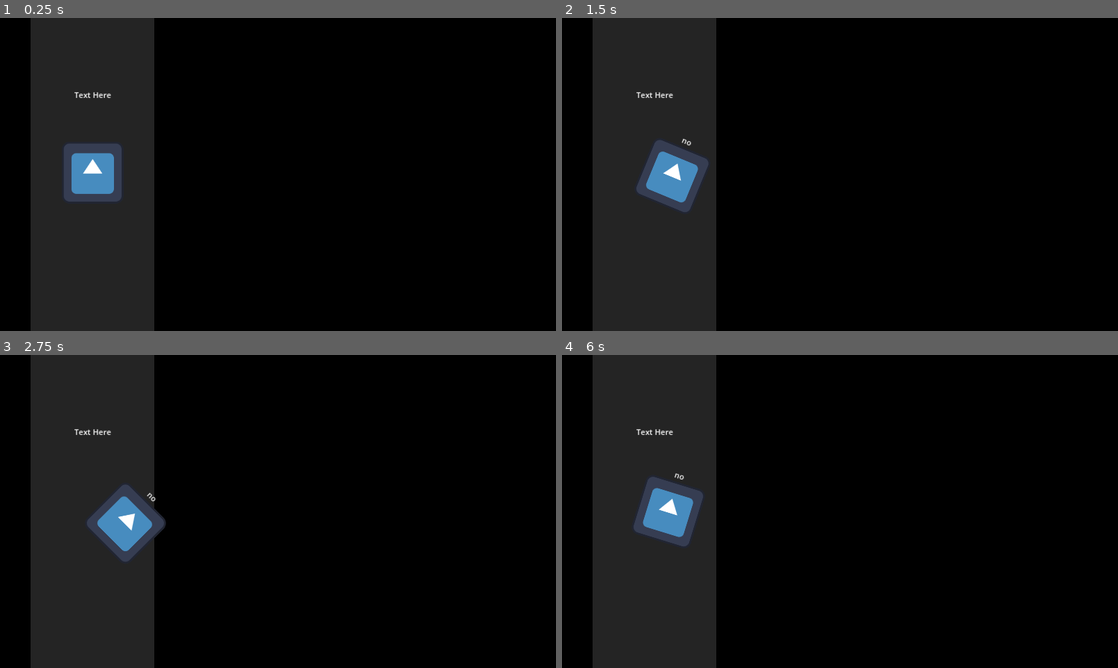
Above: before the commit, frames 1-4 (two rows, left to right).
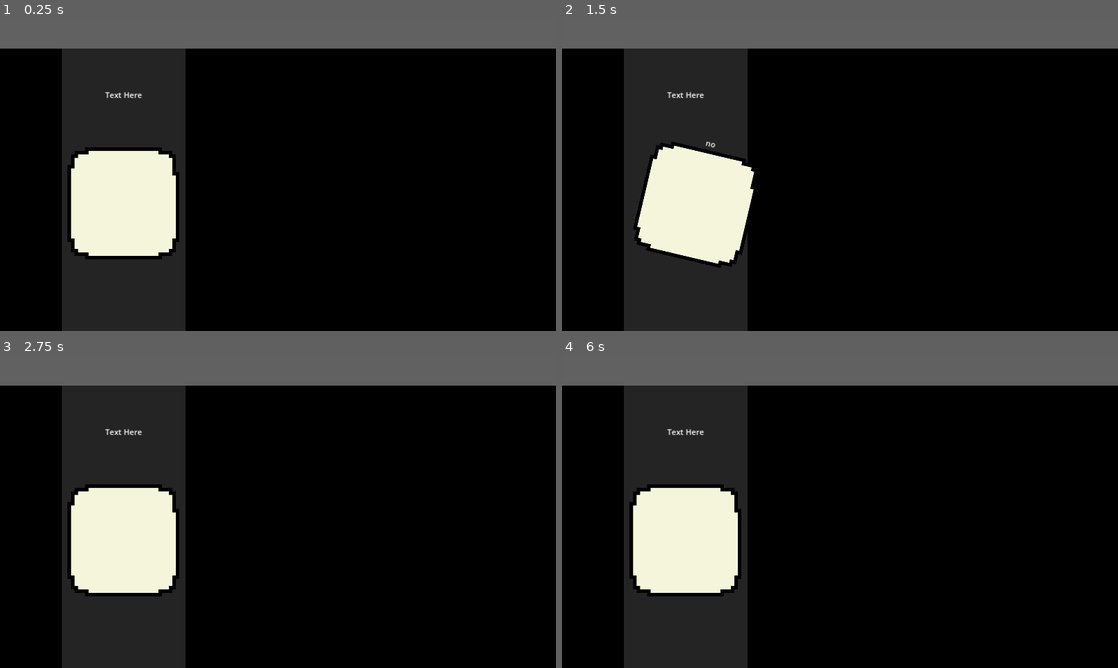
Above: after the commit, the same moments.

Repository: phln1108/compGraf
Game: Godot game, scene res://Scenes/Map/map.tscn
Two runs of this game, one before a commit and one after it. Both use one fixed random seed, a clock stepped at 60 frames per second and the inputs below. The project has no main scene, so this scene is started directly. The engine's default icon, where the game draws it, is replaced by a stand-in: a white triangle on a blue panel in a dark square.
Inputs (mouse positions are in pixels of both pictures, inside the frame that each line leads up to):
- Up to frame 1 (0.25 s): no input
- Up to frame 2 (1.5 s): tap Enter at 0.5 s; move the mouse to (656, 171) at 0.52 s; press the mouse at (656, 171) at 0.53 s; tap Space at 1.25 s; move the mouse to (728, 190) at 1.27 s; release the mouse at (728, 190) at 1.28 s; click (728, 190) at 1.35 s
- Up to frame 3 (2.75 s): tap Enter at 2 s; move the mouse to (333, 442) at 2.02 s; press the mouse at (333, 442) at 2.03 s
- Up to frame 4 (6 s): tap Space at 2.75, 4.25 s; move the mouse to (812, 574) at 2.77 s; release the mouse at (812, 574) at 2.78 s; click (812, 574) at 2.85 s; tap Enter at 3.5 s; move the mouse to (1006, 558) at 3.52 s; press the mouse at (1006, 558) at 3.53 s; move the mouse to (673, 464) at 4.27 s; release the mouse at (673, 464) at 4.28 s; click (673, 464) at 4.35 s; move the mouse to (867, 511) at 5.02 s; press the mouse at (867, 511) at 5.03 s; move the mouse to (756, 433) at 5.77 s; release the mouse at (756, 433) at 5.78 s; click (756, 433) at 5.85 s

The runs differ from the first frame. In frame 1, 26% of the frame differs, in the area x 0-100%, y 0-100%; in frame 2, 25%; in frame 3, 25%; in frame 4, 25%.

Commit message:
adding card resources

Diff:
--- /dev/null
+++ b/Resources/CardResource/CardResource.gd
@@ -0,0 +1,19 @@
+@tool
+extends Resource
+class_name CardResource
+
+@export var sprite: Texture
+
+@export var text: String
+@export var noMsg: String
+@export var yesMsg: String
+
+@export var yesEducation: float = 0
+@export var yesIncome:    float = 0
+@export var yesSocial:    float = 0
+@export var yesHealth:    float = 0
+
+@export var noEducation: float = 0
+@export var noIncome:    float = 0
+@export var noSocial:    float = 0
+@export var noHealth:    float = 0
--- /dev/null
+++ b/Resources/Cards/Card1.tres
@@ -0,0 +1,19 @@
+[gd_resource type="Resource" script_class="CardResource" load_steps=3 format=3 uid="uid://bi38dmp5srs6g"]
+
+[ext_resource type="Script" path="res://Resources/CardResource/CardResource.gd" id="1_kux6y"]
+[ext_resource type="Texture2D" uid="uid://bjf0s1tqwtg4t" path="res://icon.svg" id="2_30ubt"]
+
+[resource]
+script = ExtResource("1_kux6y")
+sprite = ExtResource("2_30ubt")
+text = "opa"
+noMsg = "cara"
+yesMsg = "coroa"
+yesEducation = -10.0
+yesIncome = 10.0
+yesSocial = 1.0
+yesHealth = 5.0
+noEducation = -5.0
+noIncome = 10.0
+noSocial = -10.0
+noHealth = 0.0
--- a/Scenes/Card/card.gd
+++ b/Scenes/Card/card.gd
@@ -6,6 +6,8 @@
 
 var yesText: String = "yes"
 var noText: String = "no"
+
+var textSelected: TextLabel = TextLabel.EMPTY
 
 enum TextLabel{EMPTY,YES,NO}
 
@@ -26,6 +28,7 @@
 			emit_signal("dragging",is_dragging)
 
 func setText(textlabel: TextLabel):
+	textSelected = textlabel
 	match(textlabel):
 		TextLabel.EMPTY:
 			$Label.text = ""
--- a/Scenes/Card/card.tscn
+++ b/Scenes/Card/card.tscn
@@ -1,22 +1,26 @@
 [gd_scene load_steps=4 format=3 uid="uid://clfepkedxjswg"]
 
-[ext_resource type="Texture2D" uid="uid://bjf0s1tqwtg4t" path="res://icon.svg" id="1_2ytoe"]
 [ext_resource type="Script" path="res://Scenes/Card/card.gd" id="1_d41f0"]
+[ext_resource type="Texture2D" uid="uid://k0l38bh87g25" path="res://assets/cardBack.png" id="2_w0d1g"]
 
 [sub_resource type="RectangleShape2D" id="RectangleShape2D_v8g6l"]
-size = Vector2(128, 128)
+size = Vector2(232, 232)
 
 [node name="Card" type="Area2D"]
 script = ExtResource("1_d41f0")
 
-[node name="Sprite2D" type="Sprite2D" parent="."]
-texture = ExtResource("1_2ytoe")
+[node name="CardBack" type="Sprite2D" parent="."]
+scale = Vector2(0.905, 0.905)
+texture = ExtResource("2_w0d1g")
+
+[node name="CardContent" type="Sprite2D" parent="."]
+scale = Vector2(0.905, 0.905)
 
 [node name="Label" type="Label" parent="."]
 offset_left = -192.0
-offset_top = -256.0
+offset_top = -308.0
 offset_right = 192.0
-offset_bottom = -65.0
+offset_bottom = -117.0
 text = "Text Here"
 horizontal_alignment = 1
 vertical_alignment = 2
--- a/Scenes/Map/map.gd
+++ b/Scenes/Map/map.gd
@@ -30,7 +30,7 @@
 		area.setText(Card.TextLabel.NO)
 
 func _on_no_area_exited(area):
-	if area is Card:
+	if area is Card and area.textSelected == Card.TextLabel.NO:
 		area.setText(Card.TextLabel.EMPTY)
 
 func _on_yes_area_entered(area):
@@ -38,5 +38,5 @@
 		area.setText(Card.TextLabel.YES)
 
 func _on_yes_area_exited(area):
-	if area is Card:
+	if area is Card and area.textSelected == Card.TextLabel.YES:
 		area.setText(Card.TextLabel.EMPTY)
--- a/Scenes/Map/map.tscn
+++ b/Scenes/Map/map.tscn
@@ -23,7 +23,7 @@
 editor_draw_limits = true
 
 [node name="CardMenu" type="Node2D" parent="."]
-position = Vector2(-384, 0)
+position = Vector2(-320, 0)
 
 [node name="MainRect" type="ColorRect" parent="CardMenu"]
 offset_left = 448.0
@@ -43,7 +43,7 @@
 autowrap_mode = 3
 
 [node name="AncorPoint" type="Marker2D" parent="CardMenu"]
-position = Vector2(576, 416)
+position = Vector2(576, 480)
 
 [node name="Card" parent="CardMenu/AncorPoint" instance=ExtResource("1_tinaq")]
 position = Vector2(0, -96)
@@ -60,6 +60,12 @@
 position = Vector2(736, 288)
 shape = SubResource("RectangleShape2D_wa8ah")
 
+[node name="Header" type="ColorRect" parent="."]
+offset_right = 1152.0
+offset_bottom = 64.0
+mouse_filter = 2
+color = Color(0.380392, 0.380392, 0.380392, 1)
+
 [connection signal="dragging" from="CardMenu/AncorPoint/Card" to="." method="_on_card_dragging"]
 [connection signal="area_entered" from="CardMenu/YesArea" to="." method="_on_yes_area_entered"]
 [connection signal="area_exited" from="CardMenu/YesArea" to="." method="_on_yes_area_exited"]
Binary file added: assets/cardBack.png
Not shown, added: assets/cardBack.png.import
Binary file added: assets/vecteezy_vector-pixel-art-book-icon-for-game-development_7816869.jpg
Not shown, added: assets/vecteezy_vector-pixel-art-book-icon-for-game-development_7816869.jpg.import
Not shown, added: assets/vecteezy_vector-pixel-art-book-icon-for-game-development_7816869.eps
